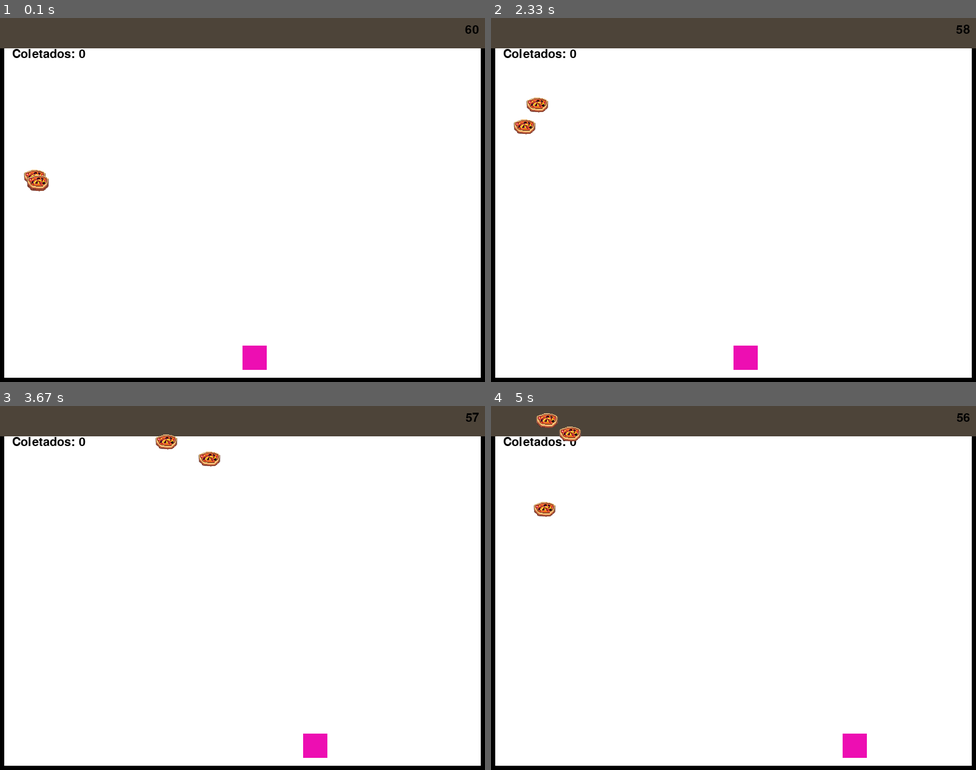
Above: before the commit, frames 1-4 (two rows, left to right).
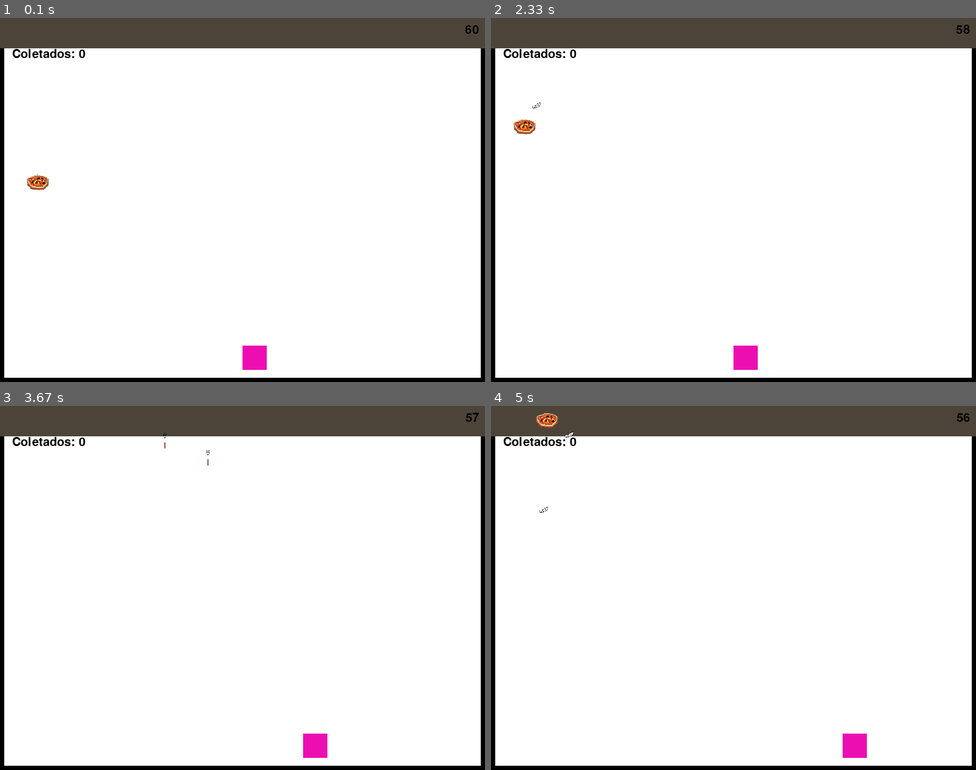
Above: after the commit, the same moments.

Repository: WesleyGCO/Pizza-Panic
Game: pygame game, started from src/main.py
The game is run twice, just before and just after one commit, with the same random seed, the same clock (stepped at 60 frames per second) and the same inputs.
Inputs:
- Up to frame 1 (0.1 s): no input
- Up to frame 2 (2.33 s): hold Right 0.33-0.8 s; hold Right 0.83-1.3 s; hold Left 1.33-1.87 s; hold Left 1.9-2.3 s
- Up to frame 3 (3.67 s): hold Right 2.33-2.97 s; hold Left 3-3.47 s; hold Right from 3.5 s (still down)
- Up to frame 4 (5 s): release Right at 3.97 s; hold Right 4-4.47 s; hold Left from 4.5 s (still down)

The runs differ from the first frame. In frame 1, 0.1% of the frame differs, in the area x 4-11%, y 41-48%; in frame 2, 0.2%; in frame 3, 0.3%, in the area x 32-46%, y 7-17%; in frame 4, 0.3%.

Commit message:
Ajustes gerais

Diff:
--- a/src/entities/Jogo.py
+++ b/src/entities/Jogo.py
@@ -1,6 +1,6 @@
-import pygame
+import pygame, random
 from entities.Personagem import Personagem
-from servicos.gerenciamentoItens_servico import GerenciamentoItens_Servico
+from servicos.gerenciamentoItemPersonagem_servico import GerenciamentoItemPersonagem_Servico
 from servicos.tempo_servico import Tempo_Servico
 from servicos.jogo_servico import Jogo_Servico
 
@@ -24,7 +24,7 @@
     def init(self):
         pygame.init()
 
-        self.gerenciamentoItens_servico = GerenciamentoItens_Servico()
+        self.gerenciamentoItens_servico = GerenciamentoItemPersonagem_Servico()
         self.tempo_servico = Tempo_Servico()
 
         self.fonte = pygame.font.Font(None, 30)
@@ -33,7 +33,6 @@
         self.personagem_posicao_y_ratio = 0.9
         self.personagem = Personagem((237, 14, 178), int(self.personagem_posicao_x_ratio * self.tela_altura), int(self.personagem_posicao_y_ratio * self.tela_largura), 40, 40, 5)
 
-        self.imagem_item_ruim = pygame.image.load("assets/Imagens/pizza.png")
         self.itens_ruins = [self.gerenciamentoItens_servico.criar_item() for _ in range(3)]
 
         self.is_running = True
@@ -77,7 +76,7 @@
 
         # Desenha, movimenta e reinicia os itens
         for item in self.itens_ruins:
-            self.gerenciamentoItens_servico.desenhar_item(item, self.tela, self.imagem_item_ruim)
+            self.gerenciamentoItens_servico.desenhar_item(item, self.tela)
             self.gerenciamentoItens_servico.movimento_item(item, self.gravidade)
             self.gerenciamentoItens_servico.reinicia_item(item)
 
--- /dev/null
+++ b/src/entities/PygameAdaptador.py
@@ -0,0 +1,33 @@
+import pygame
+from entities.PygameInterface import PygameInterface
+
+class PygameAdaptador(PygameInterface):
+    def __init__():
+        pygame.init()
+
+    def init(self):
+        pass
+
+    def criar_tela(self, altura, largura):
+        return pygame.display.set_mode(altura, largura)
+
+    def define_titulo(self, titulo):
+        pygame.display.set_caption(titulo)
+
+    def carregar_imagem(self, caminho):
+        return pygame.image.load(caminho)
+
+    def capturar_evento(self):
+        return pygame.event.get()
+
+    def sair(self):
+        pygame.quit()
+
+    def capturar_tecla(self):
+        return pygame.key.get_pressed()
+
+    def atualizar_tela(self):
+        pygame.display.flip()
+
+    def criar_clock(self):
+        pygame.time.Clock()
--- /dev/null
+++ b/src/entities/PygameInterface.py
@@ -0,0 +1,26 @@
+from abc import ABC, abstractmethod
+
+class PygameInterface(ABC):
+    @abstractmethod
+    def init(self):
+        pass
+
+    @abstractmethod
+    def criar_tela(self, altura, largura):
+        pass
+
+    @abstractmethod
+    def define_titulo(self, titulo):
+        pass
+
+    @abstractmethod
+    def carregar_imagem(self, caminho):
+        pass
+
+    @abstractmethod
+    def capturar_evento(self):
+        pass
+
+    @abstractmethod
+    def sair(self):
+        pass
--- /dev/null
+++ b/src/servicos/gerenciamentoItemPersonagem_servico.py
@@ -0,0 +1,35 @@
+import random
+
+from servicos.item_servico import Item_Servico
+from servicos.personagem_servico import Personagem_Servico
+
+class GerenciamentoItemPersonagem_Servico:
+
+    def criar_item(self):
+        return Item_Servico.criar_item()
+
+    def desenhar_item(self, itemRuim, screen):
+        id_item = random.randint(0, 2)
+        imagem_definida = self.definir_imagem(id_item)
+
+        Item_Servico.desenhar_item(itemRuim, screen, imagem_definida)
+
+    def movimento_item(self, itemRuim, gravidade):
+        # Dá movimento para os itens baseados na gravidade
+        Item_Servico.movimento_item(itemRuim, gravidade)
+
+    def reinicia_item(self, itemRuim):
+        # Reinicia os itens de acordo com o eixo y
+        Item_Servico.reinicia_item(itemRuim)
+
+    def checa_colisao(self, personagem, itemColide):
+        return Item_Servico.checa_colisao(personagem, itemColide)
+
+    def definir_imagem(self, id):
+        return Item_Servico.definir_imagem(id)
+
+    def desenhar_personagem(self, personagem, tela):
+        Personagem_Servico.desenhar_personagem(personagem, tela)
+
+    def criar_personagem(self, tela_largura, tela_altura, posicao_x_ratio, posicao_y_ratio):
+        return Personagem_Servico.criar_personagem(tela_largura, tela_altura, posicao_x_ratio, posicao_y_ratio)
--- a/src/servicos/gerenciamentoItens_servico.py
+++ /dev/null
@@ -1,20 +0,0 @@
-from servicos.item_servico import Item_Servico
-
-class GerenciamentoItens_Servico:
-
-    def criar_item(self):
-        return Item_Servico.criar_item()
-
-    def desenhar_item(self, itemRuim, screen, imagem):
-        Item_Servico.desenhar_item(itemRuim, screen, imagem)
-
-    def movimento_item(self, itemRuim, gravidade):
-        # Dá movimento para os itens baseados na gravidade
-        Item_Servico.movimento_item(itemRuim, gravidade)
-
-    def reinicia_item(self, itemRuim):
-        # Reinicia os itens de acordo com o eixo y
-        Item_Servico.reinicia_item(itemRuim)
-
-    def checa_colisao(self, personagem, itemColide):
-        return Item_Servico.checa_colisao(personagem, itemColide)
--- a/src/servicos/item_servico.py
+++ b/src/servicos/item_servico.py
@@ -1,4 +1,4 @@
-import random
+import random, pygame, time
 
 from entities.Item import Item
 from entities.Personagem import Personagem
@@ -10,6 +10,8 @@
         return itemCriado
 
     def desenhar_item(itemDesenho, screen, imagem):
+        #imagem_pizza = pygame.image.load("assets/Imagens/pizza.png")
+
         # Verifica se o objeto é do tipo Item
         if isinstance(itemDesenho, Item):
             itemDesenho.desenhar(screen, imagem)
@@ -32,3 +34,14 @@
                     personagem.posicao.x + personagem.altura > itemColide.posicao.x and
                     personagem.posicao.y < itemColide.posicao.y + itemColide.largura and
                     personagem.posicao.y + personagem.altura > itemColide.posicao.y)
+
+    def definir_imagem(id):
+        if (id == 0):
+            imagem_pizza = pygame.image.load("assets/Imagens/pizza.png")
+            return imagem_pizza
+        if (id == 1):
+            imagem_espatula = pygame.image.load("assets/Imagens/Espátula 300.png")
+            return imagem_espatula
+        if (id == 2):
+            imagem_pano = pygame.image.load("assets/Imagens/Pano 300.png")
+            return imagem_pano
--- /dev/null
+++ b/src/servicos/personagem_servico.py
@@ -0,0 +1,23 @@
+from entities.Personagem import Personagem
+
+class Personagem_Servico:
+
+    def criar_personagem(tela_largura, tela_altura, posicao_x_ratio, posicao_y_ratio):
+        personagemCriado = Personagem((237, 14, 178), int(posicao_x_ratio * tela_altura), int(posicao_y_ratio * tela_largura), 40, 40, 5)
+        return personagemCriado
+
+    def desenhar_personagem(personagemDesenho, tela):
+        if isinstance(personagemDesenho, Personagem):
+            personagemDesenho.desenhar(tela)
+
+    def andar_esquerda(self):
+        Personagem.andar_esquerda()
+
+    def andar_direita(self):
+        Personagem.andar_direita()
+
+    def coletar_item(self):
+        Personagem.coletar_item()
+
+    def pegar_itens_coletados(self):
+        return Personagem.pegar_itens_coletados()
